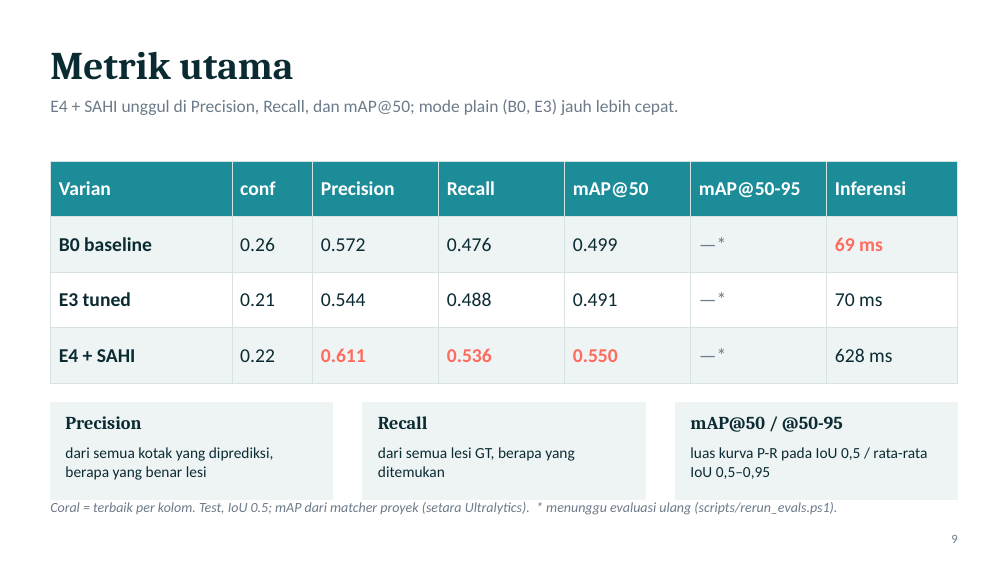
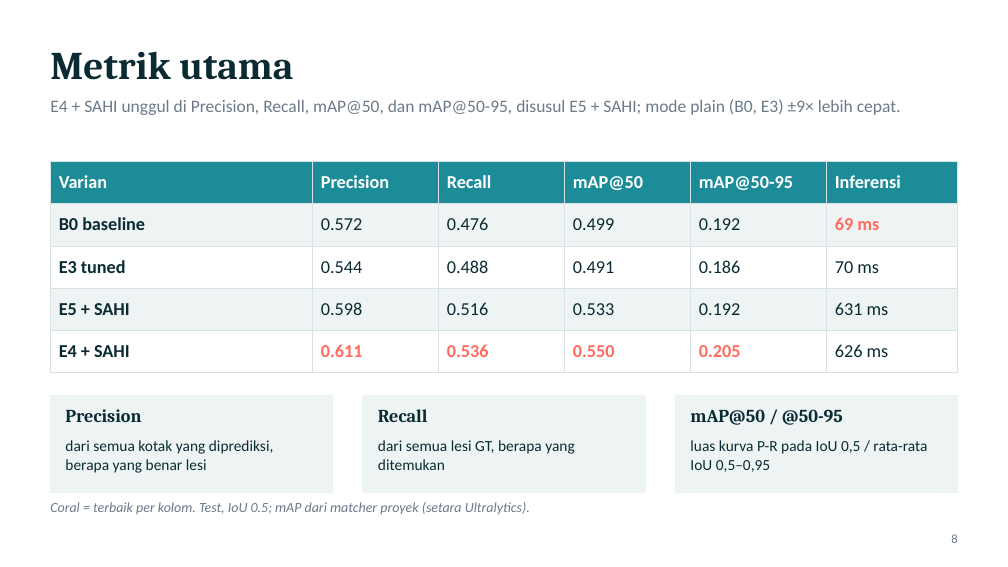
Before and after one commit to bintangprajudha/acnevision, a slide deck: slide 8 of presentasi/AcneVision_Presentasi.pptx (slide 9 before the commit). Drawn at 1008x567 pixels with LibreOffice and Linux fonts; fonts in the diff are those of the drawing. Boxes give left, top, right and bottom in pixels: in the first picture for what was removed or moved away, otherwise in the second. Text is boxed around its words. In the diff, an @@ line names an element or a change of style, - is before the commit and + after.

```diff
--- a/presentasi/AcneVision_Presentasi.pptx
+++ b/presentasi/AcneVision_Presentasi.pptx
@@ text at <box>50,99,901,115</box>: text changed @@
-E4 + SAHI unggul di Precision, Recall, dan mAP@50; mode plain (B0, E3) jauh lebih cepat.
+E4 + SAHI unggul di Precision, Recall, mAP@50, dan mAP@50-95, disusul E5 + SAHI; mode plain (B0, E3) ±9× lebih cepat.
@@ table at <box>50,161,958,373</box> @@
-Varian | conf | Precision | Recall | mAP@50 | mAP@50-95 | Inferensi
-B0 baseline | 0.26 | 0.572 | 0.476 | 0.499 | —* | 69 ms
-E3 tuned | 0.21 | 0.544 | 0.488 | 0.491 | —* | 70 ms
-E4 + SAHI | 0.22 | 0.611 | 0.536 | 0.550 | —* | 628 ms
+Varian | Precision | Recall | mAP@50 | mAP@50-95 | Inferensi
+B0 baseline | 0.572 | 0.476 | 0.499 | 0.192 | 69 ms
+E3 tuned | 0.544 | 0.488 | 0.491 | 0.186 | 70 ms
+E5 + SAHI | 0.598 | 0.516 | 0.533 | 0.192 | 631 ms
+E4 + SAHI | 0.611 | 0.536 | 0.550 | 0.205 | 626 ms
@@ 3 texts, 3 rectangles: place and size @@
-3 texts, 3 rectangles at <box>50,403,958,499</box>
+3 texts, 3 rectangles at <box>50,396,958,492</box>
@@ 3 texts: place and size @@
-3 texts at <box>65,447,927,480</box>
+3 texts at <box>65,440,927,473</box>
@@ text at <box>50,502,530,514</box>: text changed @@
-Coral = terbaik per kolom. Test, IoU 0.5; mAP dari matcher proyek (setara Ultralytics). * menunggu evaluasi ulang (scripts/rerun_evals.ps1).
+Coral = terbaik per kolom. Test, IoU 0.5; mAP dari matcher proyek (setara Ultralytics).
@@ page number at <box>951,534,957,543</box>: text changed @@
-9
+8
```
Also in this commit, not shown: 13 other slides changed, 25 other files.
